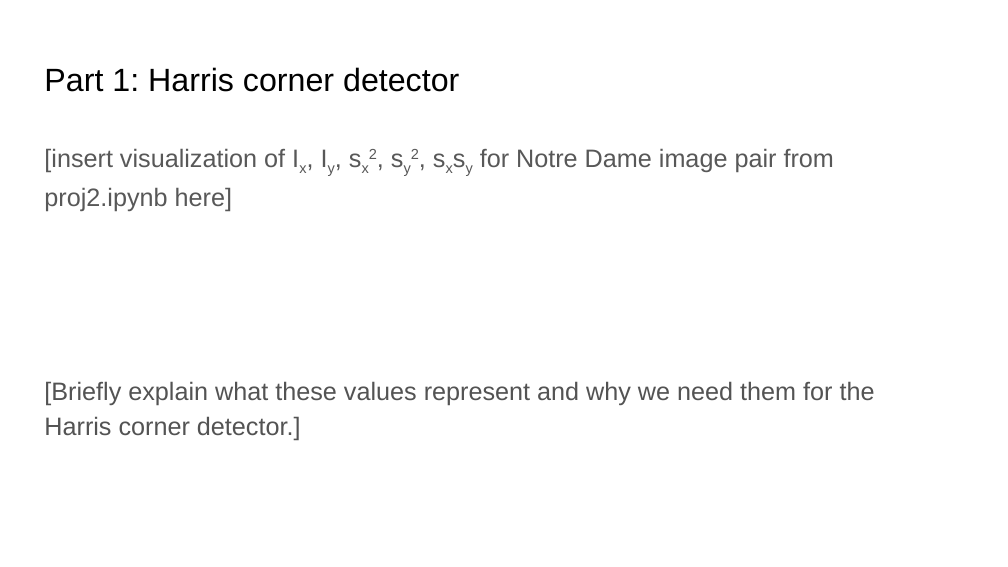
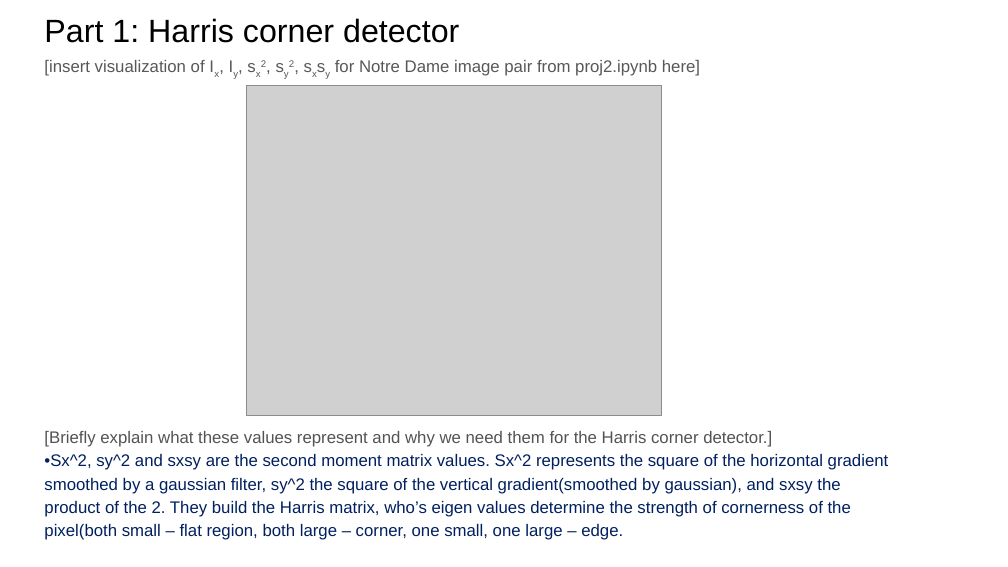
Before and after one commit to aashutoshav/Computer-Vision-Project-2, a slide deck: slide 3 of docs/proj2_report.pptx. Drawn at 1008x567 pixels with LibreOffice and Linux fonts; fonts in the diff are those of the drawing; grey boxes stand for pictures. Boxes give left, top, right and bottom in pixels: in the first picture for what was removed or moved away, otherwise in the second. Text is boxed around its words. In the diff, an @@ line names an element or a change of style, - is before the commit and + after.

Commit message:
experiments with other images

```diff
--- a/docs/proj2_report.pptx
+++ b/docs/proj2_report.pptx
@@ title "Part 1: Harris corner detector": place and size @@
-title "Part 1: Harris corner detector" at (44,67,459,92)
+title "Part 1: Harris corner detector" at (44,18,459,43)
@@ text "[insert visualization of Ix, Iy, ...": place and size @@
-text "[insert visualization of Ix, Iy, ..." at (44,148,834,211)
+text "[insert visualization of Ix, Iy, ..." at (44,60,700,76)
@@ text "[insert visualization of Ix, Iy, ..." at (44,60,700,76): size 18 to 12 pt @@
@@ picture added at (246,86,661,415) @@
@@ text at (44,431,772,447): size 18 to 12 pt in "[Briefly explain what these values represent and ..." @@
@@ text at (44,454,889,540): paragraph added @@
+• Sx^2, sy^2 and sxsy are the second moment matrix values. Sx^2 represents the square of the horizontal gradient smoothed by a gaussian filter, sy^2 the square of the vertical gradient(smoothed by gaussian), and sxsy the product of the 2. They build the Harris matrix, who’s eigen values determine the strength of cornerness of the pixel(both small – flat region, both large – corner, one small, one large – edge.
```
Also in this commit, not shown: 13 other slides changed, 8 other files.
